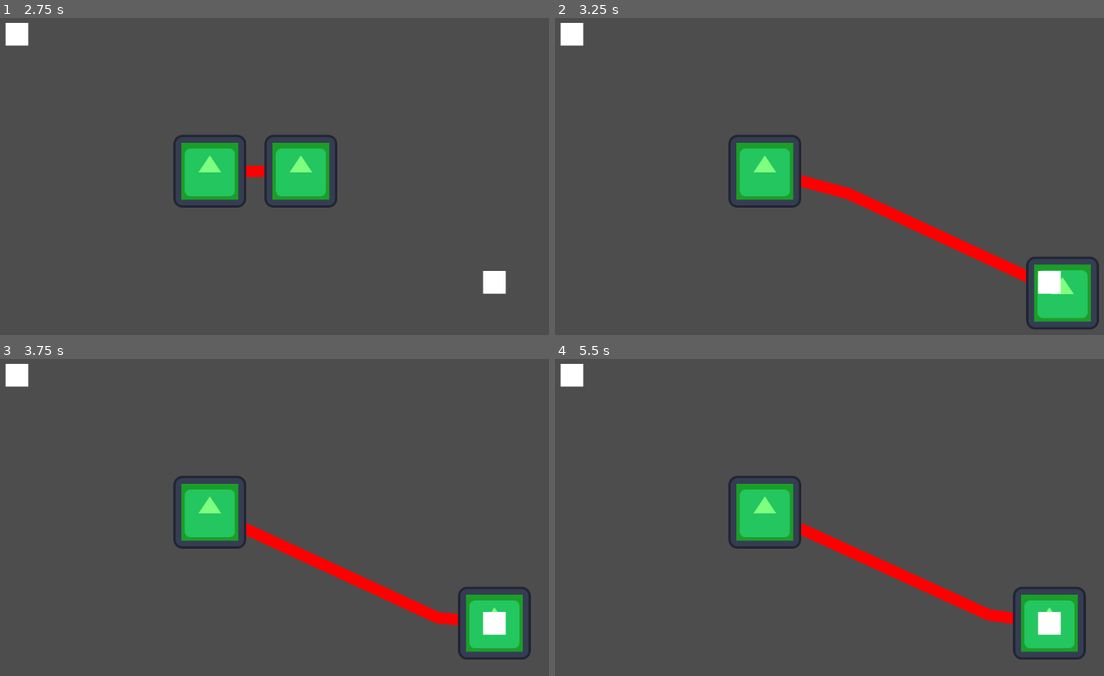
Above: before the commit, frames 1-4 (two rows, left to right).
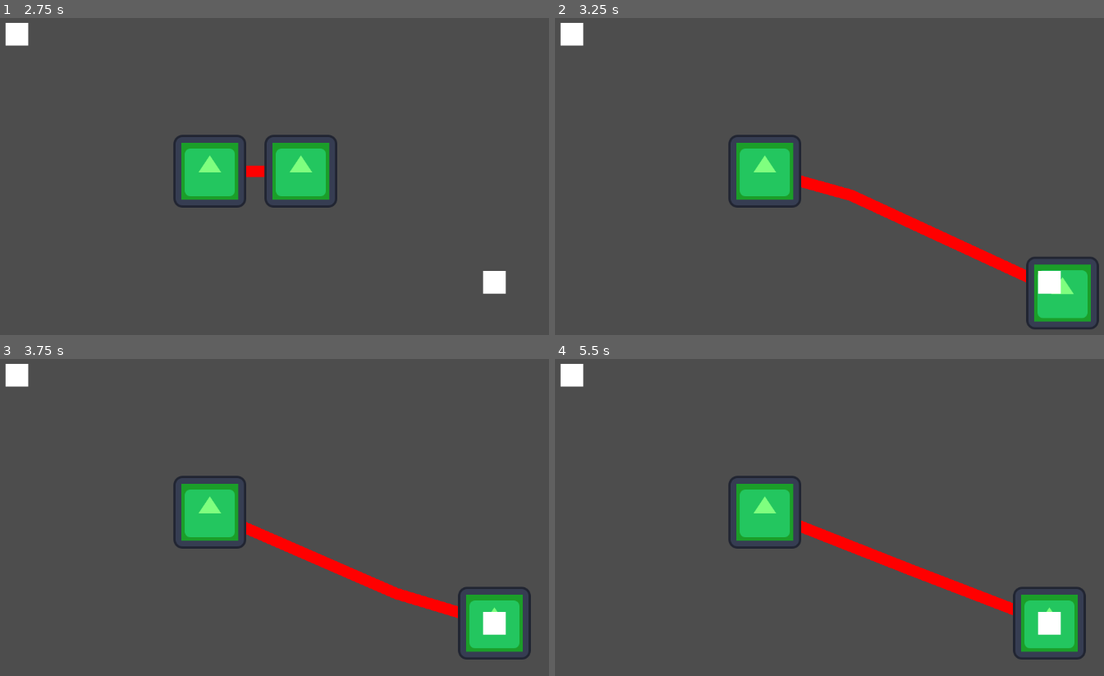
Above: after the commit, the same moments.

Repository: dually8/network-eng-game
Game: Godot game, scene res://scenes/test_stretchy_cable_scene.tscn
Same seed, same stepped clock (60 frames per second), same inputs: the game is played once before the commit and once after it. This scene is started directly instead of the project's main scene. The engine's default icon, where the game draws it, is replaced by a stand-in: a white triangle on a blue panel in a dark square.
Inputs (mouse positions are in pixels of both pictures, inside the frame that each line leads up to):
- Up to frame 1 (2.75 s): tap Enter at 0.5, 2 s; move the mouse to (219, 233) at 0.52 s; press the mouse at (219, 233) at 0.53 s; release the mouse at (219, 233) at 1.25 s; tap Space at 1.25 s; drag from (450, 214) to (301, 170) at 1.27 s; move the mouse to (60, 103) at 2.02 s; press the mouse at (60, 103) at 2.03 s
- Up to frame 2 (3.25 s): release the mouse at (615, 103) at 2.75 s; tap Space at 2.75 s; drag from (840, 160) to (1049, 281) at 2.77 s
- Up to frame 3 (3.75 s): move the mouse to (153, 409) at 3.52 s; press the mouse at (153, 409) at 3.53 s
- Up to frame 4 (5.5 s): release the mouse at (708, 409) at 4.25 s; drag from (955, 482) to (571, 374) at 4.27 s; move the mouse to (681, 520) at 5.02 s; press the mouse at (681, 520) at 5.03 s

Frame 1 is identical in both runs. In frame 2, 0.2% of the frame differs, in the area x 44-85%, y 49-83%; in frame 3, 1.3%; in frame 4, 2.2%, in the area x 44-84%, y 51-84%.
Error in both runs: Cannot call method 'get_node_or_null' on a null value. (res://scripts/line_controller.gd:97)

Commit message:
Updated switch sprites
They were being a giant pain in the ass so I changed it up

Diff:
--- a/scripts/line_controller.gd
+++ b/scripts/line_controller.gd
@@ -3,8 +3,8 @@
 @export var line_width: float = 4.0
 @export var line_color: Color = Color(1, 0, 0)
 @export var point_size: float = 100.0 # Size for hit detection
-@export var stiffness: float = 15.0
-@export var damping: float = 0.1
+@export var stiffness: float = 20.0
+@export var damping: float = 2.0
 @export var control_point_distance: float = 50.0
 
 @onready var line: Line2D = %Line2D
Binary file added: sprites/PatchPanel.png
Not shown, added: sprites/PatchPanel.png.import
Binary file added: sprites/Router.png
Not shown, added: sprites/Router.png.import
Binary file changed: sprites/switch.png
